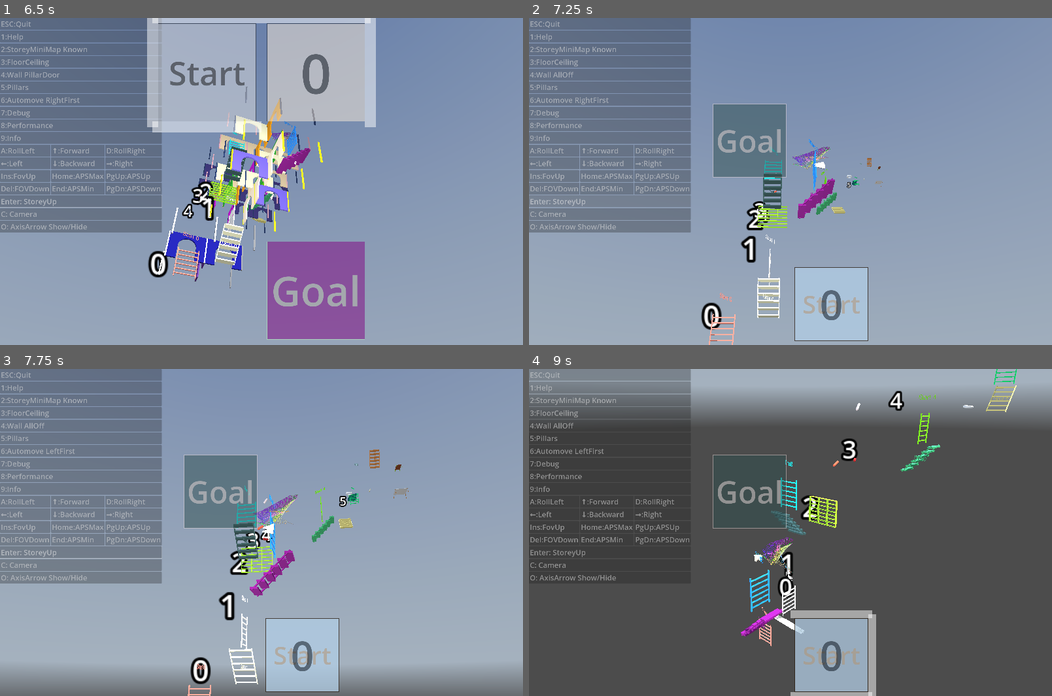
Above: before the commit, frames 1-4 (two rows, left to right).
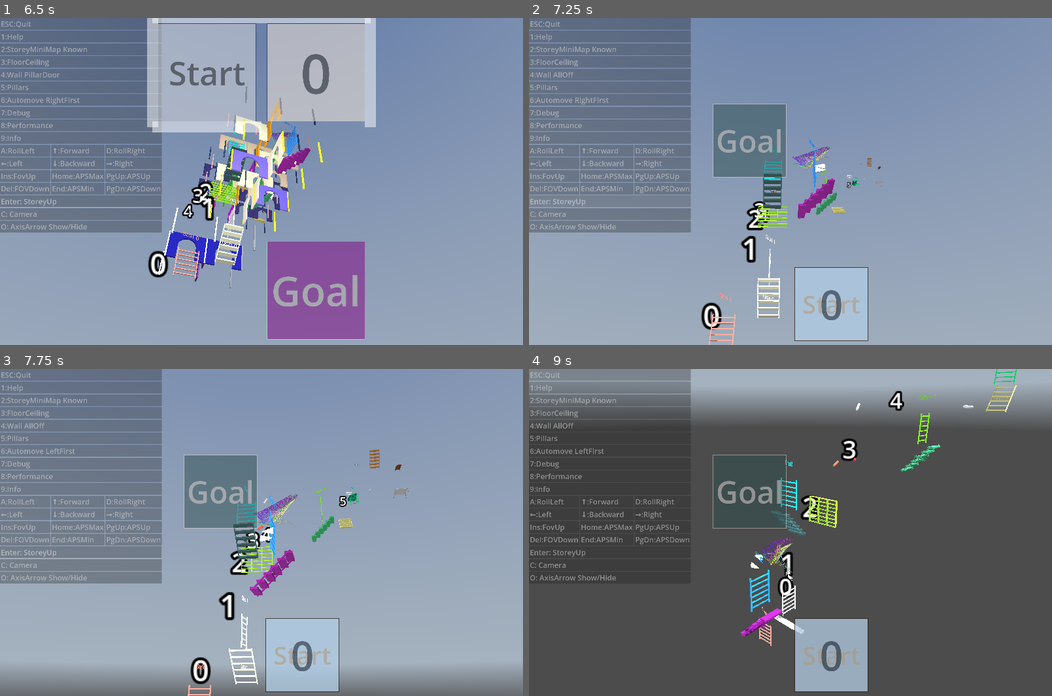
Above: after the commit, the same moments.

Repository: kasworld/gd4maze3d
Game: Godot game, scene res://main.tscn
Two runs of this game, one before a commit and one after it. Both use one fixed random seed, a clock stepped at 60 frames per second and the inputs below. A sky picture missing from this copy of the repository is replaced by a grey-blue gradient.
Inputs (mouse positions are in pixels of both pictures, inside the frame that each line leads up to):
- Up to frame 1 (6.5 s): click "Enter: StoreyUp" at 0.5 s; click "Enter: StoreyUp" at 1.25 s; tap Enter at 2 s; move the mouse to (235, 246) at 2.02 s; hold Up 2.03-3.53 s; tap Q at 2.1 s; click (235, 246) at 2.17 s; move the mouse to (418, 230) at 2.77 s; tap E at 2.85 s; move the mouse to (104, 132) at 3.52 s; hold Left 3.53-5.03 s; tap 1 at 3.6 s; move the mouse to (287, 181) at 4.27 s; tap 2 at 4.35 s; click (287, 181) at 4.42 s; move the mouse to (183, 99) at 5.02 s; hold Down 5.03-5.78 s; tap 3 at 5.1 s; move the mouse to (376, 165) at 5.77 s; hold Right from 5.78 s (still down); tap 4 at 5.85 s
- Up to frame 2 (7.25 s): move the mouse to (685, 197) at 6.52 s; release Right at 6.53 s; hold Up from 6.53 s (still down); tap 5 at 6.6 s; click (685, 197) at 6.67 s
- Up to frame 3 (7.75 s): move the mouse to (313, 460) at 7.27 s; release Up at 7.28 s; hold Right from 7.28 s (still down); tap 6 at 7.35 s
- Up to frame 4 (9 s): keep holding Right; move the mouse to (764, 597) at 8.02 s; tap 7 at 8.1 s; move the mouse to (947, 581) at 8.77 s; tap 8 at 8.85 s; click (947, 581) at 8.92 s

Frame 1 is identical in both runs. In frame 2, less than 0.1% of the frame differs, in the area x 54-57%, y 44-48%; in frame 3, less than 0.1%; in frame 4, 1.0%, in the area x 42-67%, y 53-100%.

Commit message:
crawler code clean

Diff:
--- a/crawler/action_queue.gd
+++ b/crawler/action_queue.gd
@@ -1,6 +1,6 @@
 class_name ActionQueue
 
-enum Action {EnterStorey, Forward, TurnRight , TurnLeft, RollRight, RollLeft}
+enum Action {EnterStorey, Forward, TurnRight, TurnLeft, RollRight, RollLeft}
 static func action2str(a :Action) -> String:
 	return Action.keys()[a]
 
--- a/crawler/crawler.gd
+++ b/crawler/crawler.gd
@@ -190,50 +190,38 @@
 		Walk.Off:
 			pass
 
-func walk_right_first() -> bool:
+func walk_right_first() -> void:
 	# try right
 	if can_move_to_dir(Maze.DirTurnRight[dir_src]):
 		action_queue.enqueue(ActionQueue.Action.TurnRight)
 		action_queue.enqueue(ActionQueue.Action.Forward)
-		return true
 	# try forward
 	if can_move_to_dir(dir_src):
 		action_queue.enqueue(ActionQueue.Action.Forward)
-		return true
 	# try left
 	if can_move_to_dir(Maze.DirTurnLeft[dir_src]):
 		action_queue.enqueue(ActionQueue.Action.TurnLeft)
 		action_queue.enqueue(ActionQueue.Action.Forward)
-		return true
 	# try backward
 	if can_move_to_dir(Maze.DirOpppsite[dir_src]):
 		action_queue.enqueue(ActionQueue.Action.TurnLeft)
 		action_queue.enqueue(ActionQueue.Action.TurnLeft)
 		action_queue.enqueue(ActionQueue.Action.Forward)
-		return true
-	assert(false)
-	return false
-
-func walk_left_first() -> bool:
+
+func walk_left_first() -> void:
 	# try left
 	if can_move_to_dir(Maze.DirTurnLeft[dir_src]):
 		action_queue.enqueue(ActionQueue.Action.TurnLeft)
 		action_queue.enqueue(ActionQueue.Action.Forward)
-		return true
 	# try forward
 	if can_move_to_dir(dir_src):
 		action_queue.enqueue(ActionQueue.Action.Forward)
-		return true
 	# try right
 	if can_move_to_dir(Maze.DirTurnRight[dir_src]):
 		action_queue.enqueue(ActionQueue.Action.TurnRight)
 		action_queue.enqueue(ActionQueue.Action.Forward)
-		return true
 	# try backward
 	if can_move_to_dir(Maze.DirOpppsite[dir_src]):
 		action_queue.enqueue(ActionQueue.Action.TurnRight)
 		action_queue.enqueue(ActionQueue.Action.TurnRight)
 		action_queue.enqueue(ActionQueue.Action.Forward)
-		return true
-	assert(false)
-	return false
